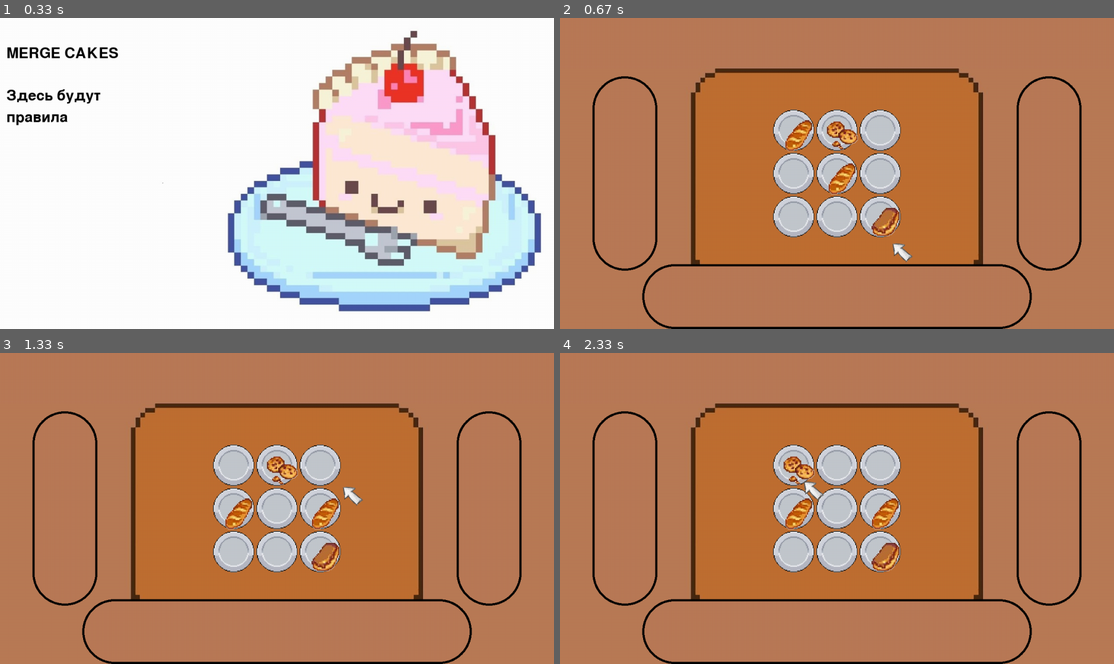
Above: before the commit, frames 1-4 (two rows, left to right).
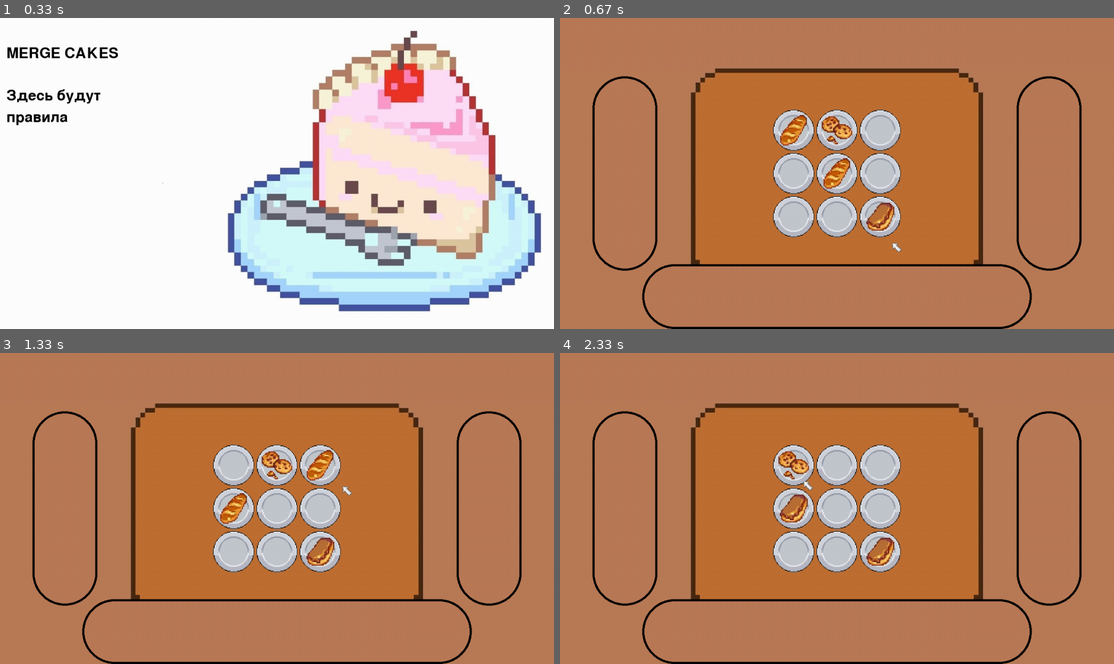
Above: after the commit, the same moments.

Repository: Krivnik/Pygame-Project
Game: pygame game, started from Main.py
Two runs of this game, one before a commit and one after it. Both use one fixed random seed, a clock stepped at 60 frames per second and the inputs below.
Inputs (mouse positions are in pixels of both pictures, inside the frame that each line leads up to):
- Up to frame 1 (0.33 s): no input
- Up to frame 2 (0.67 s): press the mouse at (704, 176) at 0.37 s; move the mouse to (798, 207) at 0.47 s; release the mouse at (892, 241) at 0.6 s
- Up to frame 3 (1.33 s): press the mouse at (232, 464) at 0.7 s; move the mouse to (155, 489) at 0.8 s; release the mouse at (72, 514) at 0.93 s; press the mouse at (277, 508) at 1.03 s; move the mouse to (310, 496) at 1.13 s; release the mouse at (343, 486) at 1.27 s
- Up to frame 4 (2.33 s): press the mouse at (792, 508) at 1.37 s; move the mouse to (853, 474) at 1.47 s; release the mouse at (914, 440) at 1.6 s; press the mouse at (837, 464) at 1.7 s; move the mouse to (798, 430) at 1.8 s; release the mouse at (759, 393) at 1.93 s; press the mouse at (881, 464) at 2.03 s; move the mouse to (842, 474) at 2.13 s; release the mouse at (803, 480) at 2.27 s

Frame 1 is identical in both runs. In frame 2, 1.8% of the frame differs, in the area x 39-64%, y 31-79%; in frame 3, 1.9%, in the area x 39-66%, y 31-71%; in frame 4, 1.7%.

Commit message:
Final cosmetic changes in cookie's sprites

Diff:
--- a/Main.py
+++ b/Main.py
@@ -124,8 +124,8 @@
 
         self.x, self.y = pos[0], pos[1]
         self.rect = self.image.get_rect()
-        self.rect.x = 25 + self.left + self.x * self.cell_size
-        self.rect.y = 25 + self.top + self.y * self.cell_size
+        self.rect.x = 13 + self.left + self.x * self.cell_size
+        self.rect.y = 13 + self.top + self.y * self.cell_size
 
     def update(self, x, y):
         self.rect.x += x
@@ -149,8 +149,8 @@
 
         b.board[self.y][self.x][0] = 0
         self.x, self.y = target_cell_pos[0], target_cell_pos[1]
-        self.rect.x = 25 + self.left + self.x * self.cell_size
-        self.rect.y = 25 + self.top + self.y * self.cell_size
+        self.rect.x = 13 + self.left + self.x * self.cell_size
+        self.rect.y = 13 + self.top + self.y * self.cell_size
 
         if b.board[self.y][self.x][0] == self.lvl:
             pygame.sprite.spritecollide(self, cookies_group, True)
Binary file changed: data/arrow.png
